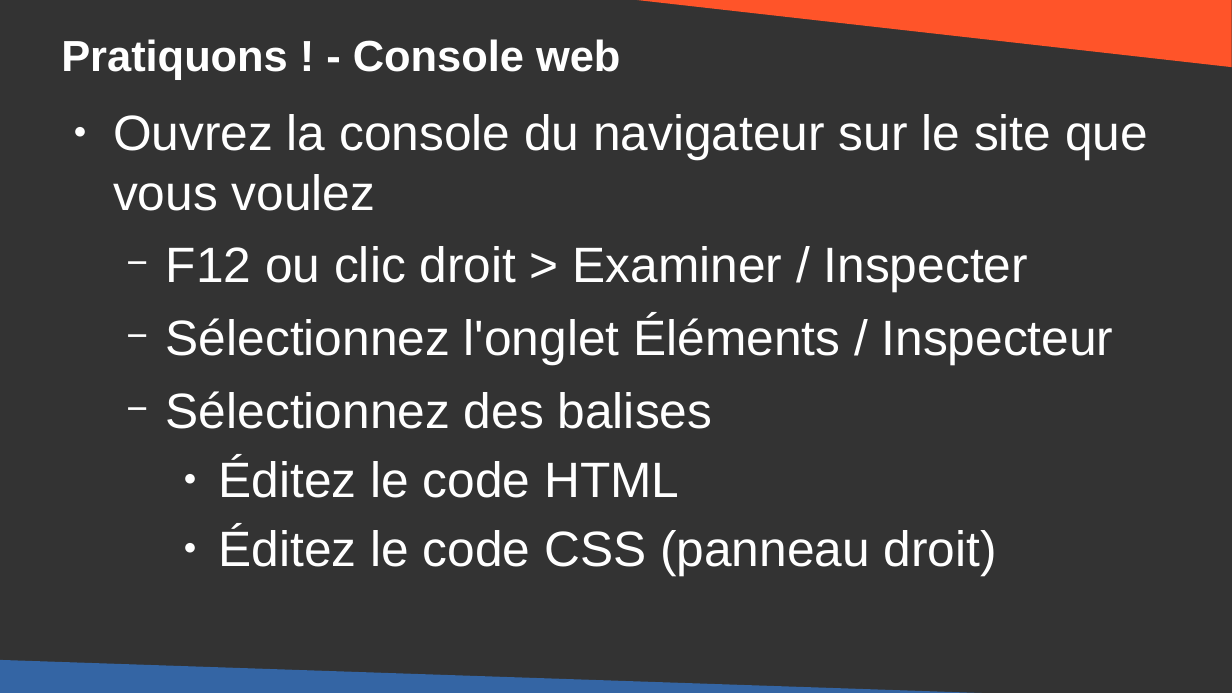
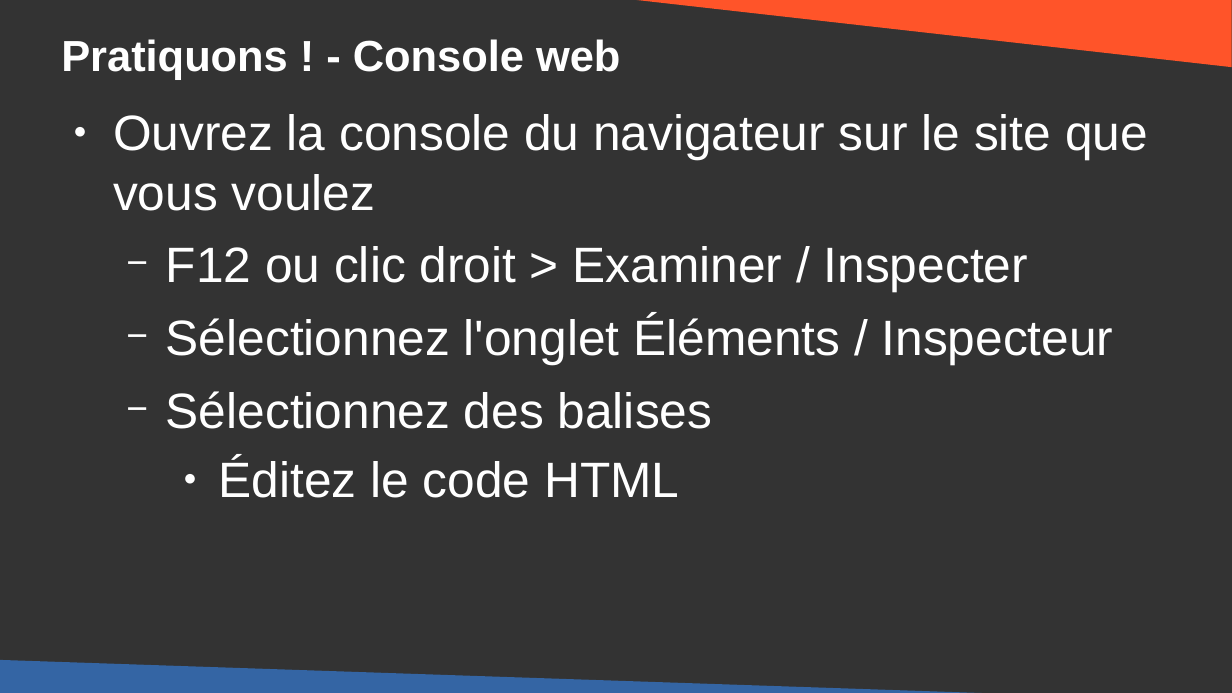
Before and after one commit to DanYellow/cours, a slide deck: slide 75 of integration-web-s1/travaux-pratiques/numero-2/presentation.odp (slide 74 before the commit). Drawn at 1232x693 pixels with LibreOffice and Linux fonts; fonts in the diff are those of the drawing. Boxes give left, top, right and bottom in pixels: in the first picture for what was removed or moved away, otherwise in the second. Text is boxed around its words. In the diff, an @@ line names an element or a change of style, - is before the commit and + after.

```diff
--- a/integration-web-s1/travaux-pratiques/numero-2/presentation.odp
+++ b/integration-web-s1/travaux-pratiques/numero-2/presentation.odp
@@ text at <box>219,527,997,576</box>: paragraph removed @@
-    ● Éditez le code CSS (panneau droit)
```
Also in this commit, not shown: 27 other slides changed, 1 slide added, 1 other file.
